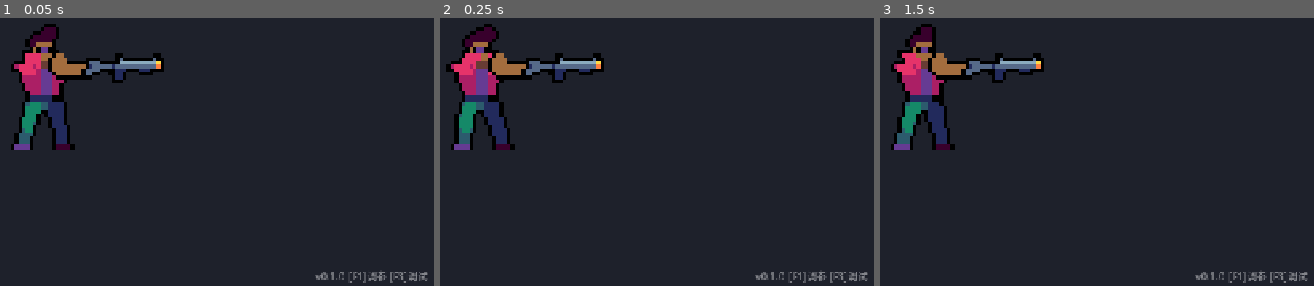
Above: before the commit, frames 1-3 (left to right).
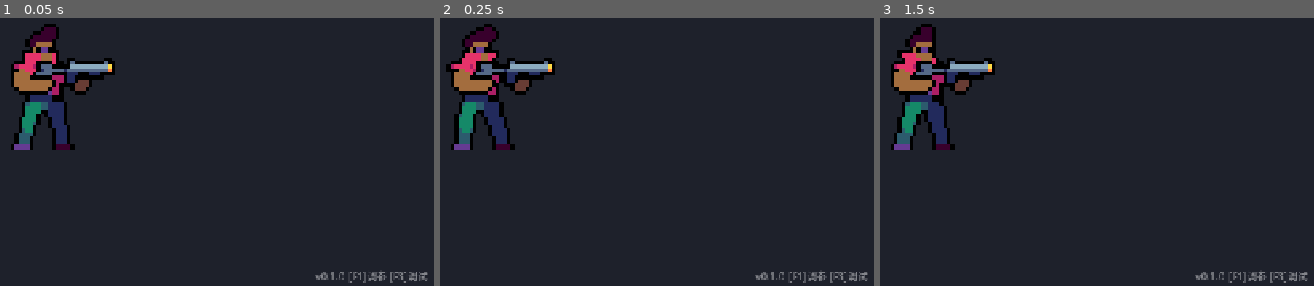
Above: after the commit, the same moments.

Repository: CyberpunkPsychosis/ai-game-engine
Game: Godot game, scene res://scenes/biker.tscn
The game is run twice, just before and just after one commit, with the same random seed, the same clock (stepped at 60 frames per second) and the same inputs.
Inputs:
- Up to frame 1 (0.05 s): no input
- Up to frame 2 (0.25 s): no input
- Up to frame 3 (1.5 s): tap Enter at 0.5 s; hold D (move_right) from 0.53 s (still down); tap K at 0.6, 1.35 s; tap Space (jump) at 0.77 s

The runs differ from the first frame. In frame 1, 2.9% of the frame differs, in the area x 2-38%, y 13-29%; in frame 2, 2.9%; in frame 3, 2.9%.

Commit message:
biker idle 改用用户rig真实摆位 + 修导出bug
- biker.tscn 枪/臂位置改为 rig.json 实际相对位置(枪-1,3 / 臂-3,5,臂在上)
- 修复导出: baked 帧不再被 origin 二次偏移(改为按世界坐标渲染,origin仅元数据)

https://claude.ai/code/session_01UKxkRhNE2htMG8yW4y8xQL

Diff:
--- a/scenes/biker.tscn
+++ b/scenes/biker.tscn
@@ -23,13 +23,13 @@
 hframes = 4
 script = ExtResource("s")
 
+[node name="Gun" type="Sprite2D" parent="Body"]
+position = Vector2(-1, 3)
+texture = ExtResource("gun")
+
 [node name="Arm" type="Sprite2D" parent="Body"]
-position = Vector2(7, 1)
+position = Vector2(-3, 5)
 texture = ExtResource("arm")
-
-[node name="Gun" type="Sprite2D" parent="Body"]
-position = Vector2(12, 2)
-texture = ExtResource("gun")
 
 [node name="Label" type="Label" parent="."]
 offset_left = -150.0
Not shown, changed: tools/sprite-rigger/src/lib/export.ts
